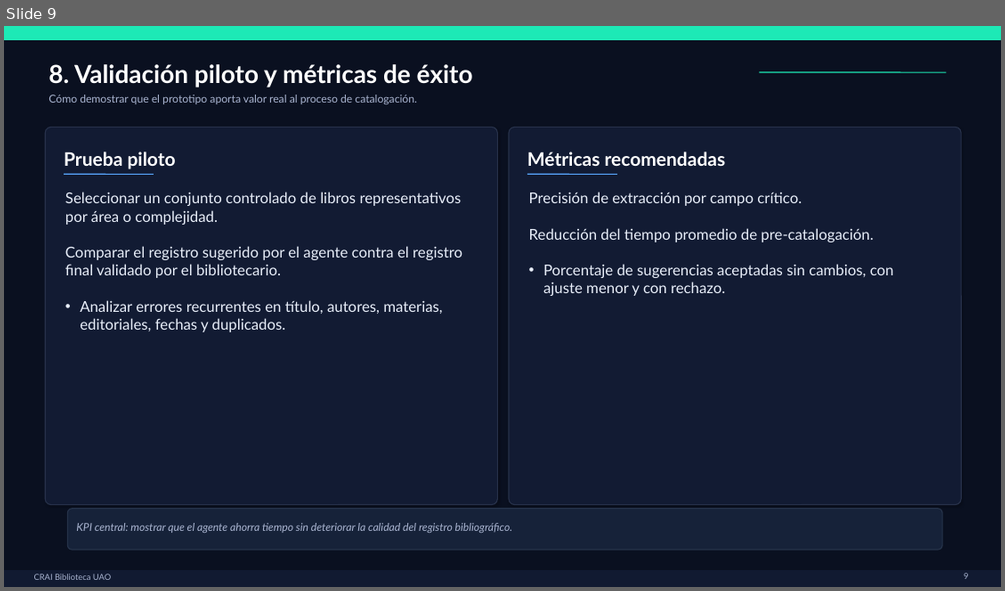
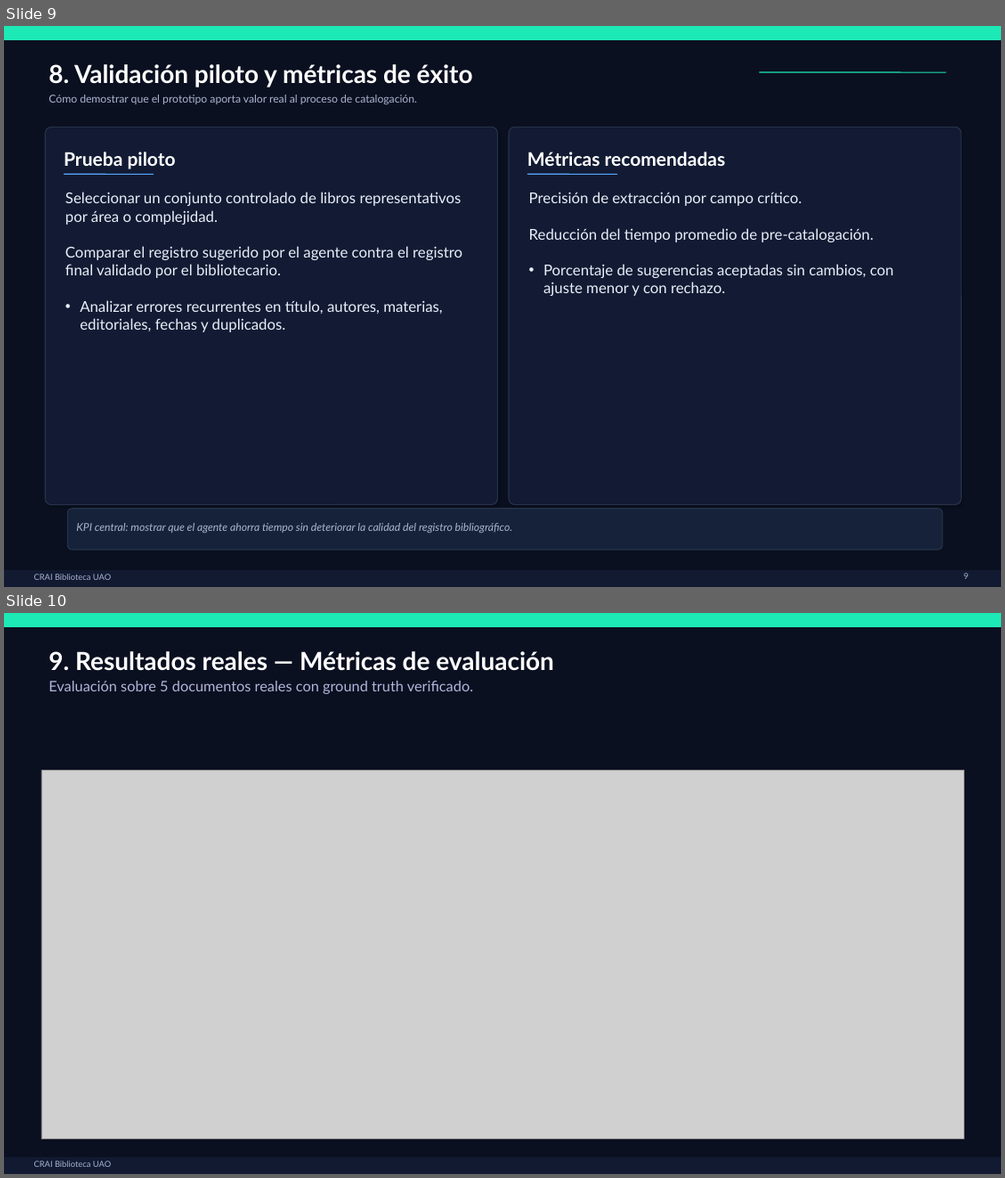
Before and after one commit to caesar-dat-com/ia-biblioteca-uao, a slide deck: Agente_IA_Biblioteca_UAO_empresarial_v2.pptx. Shown one above the other, each under a label of ours: slide 9 before the commit, slides 9 and 10 after it. The pictures are 1005x591 and 1005x1178 pixels, drawn with LibreOffice and Linux fonts; fonts in the diff are those of the drawing; grey boxes stand for pictures. Boxes give left, top, right and bottom in pixels: in the first picture for what was removed or moved away, otherwise in the second. Text is boxed around its words. In the diff, an @@ line names an element or a change of style, - is before the commit and + after.

```diff
--- a/Agente_IA_Biblioteca_UAO_empresarial_v2.pptx
+++ b/Agente_IA_Biblioteca_UAO_empresarial_v2.pptx
@@ slide 10 added at [4,613,1001,1174], background #0A1020; not listed: 4 template elements that a slide beside it also shows @@
@@ text added at [48,651,554,671], 24 pt, text #FFFFFF, bold @@
+9. Resultados reales — Métricas de evaluación
@@ text added at [48,681,473,694], 14 pt, text #B4B4DC @@
+Evaluación sobre 5 documentos reales con ground truth verificado.
@@ picture added at [41,770,963,1139] @@
```
Also in this commit, not shown: 3 slides changed, 1 other slide added, 1 other file.
